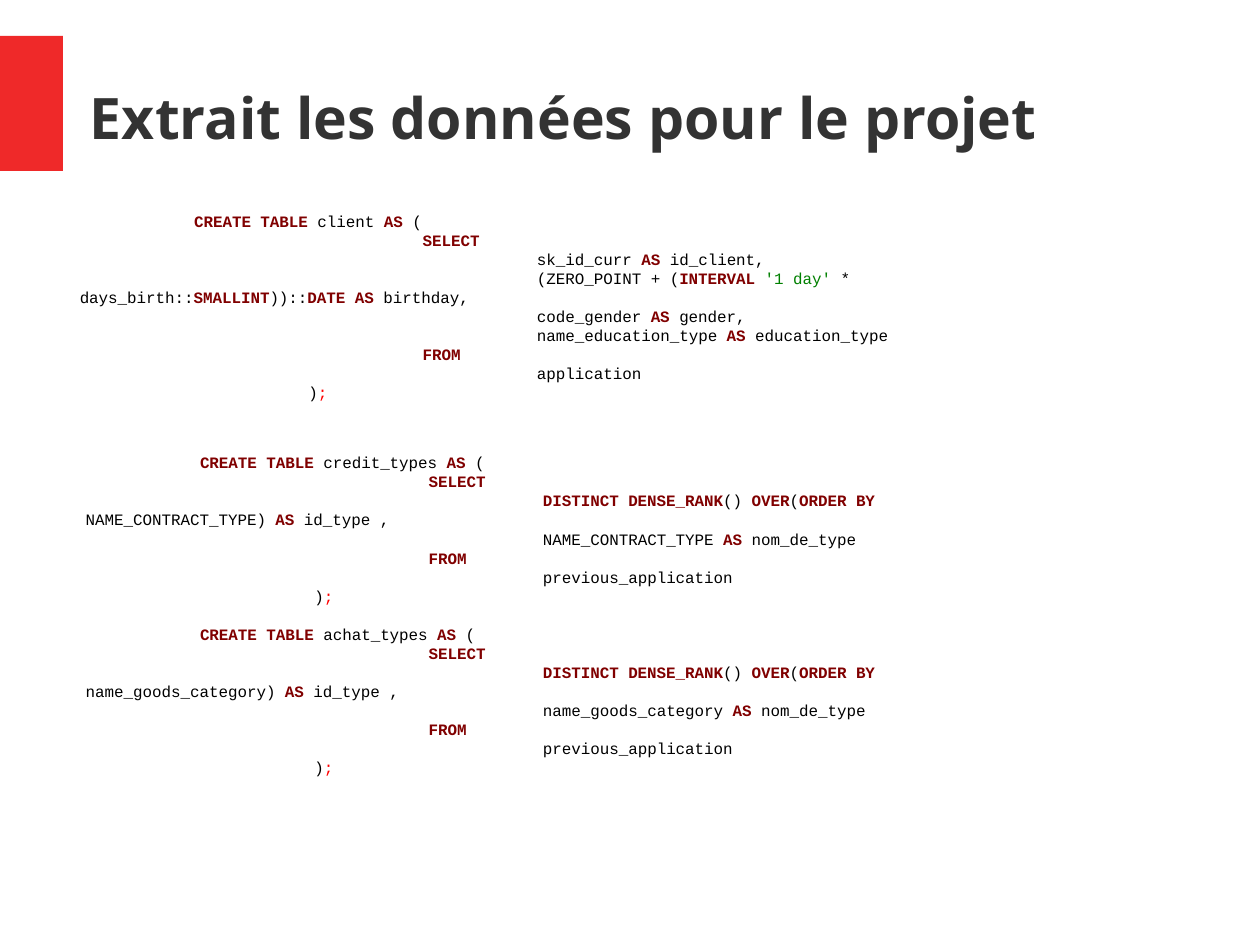
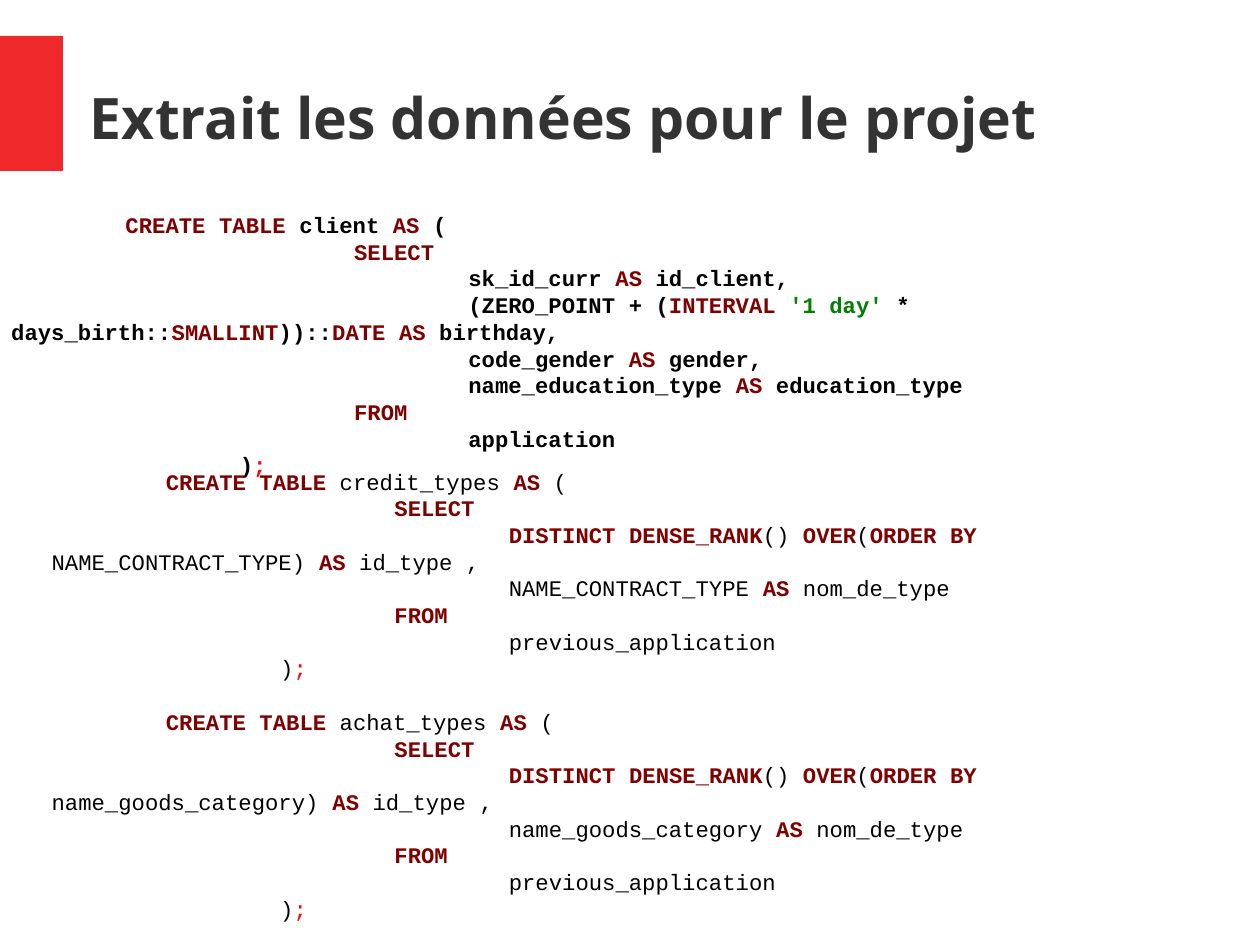
Before and after one commit to konyshev/ecam_ds, a slide deck: slide 14 of IntProj/Slides.odp. Drawn at 1260x945 pixels with LibreOffice and Linux fonts; fonts in the diff are those of the drawing. Boxes give left, top, right and bottom in pixels: in the first picture for what was removed or moved away, otherwise in the second. Text is boxed around its words. In the diff, an @@ line names an element or a change of style, - is before the commit and + after.

```diff
--- a/IntProj/Slides.odp
+++ b/IntProj/Slides.odp
@@ text "CREATE TABLE client AS (": place and size @@
-text "CREATE TABLE client AS (" at [80, 215, 888, 383]
+text "CREATE TABLE client AS (" at [11, 217, 963, 452]
@@ text "CREATE TABLE client AS (" at [11, 217, 963, 452]: size 10 to 14 pt; bold on in "client (", "sk_id_curr id_client,", "(ZERO_POINT + (INTERVAL '1 day' * days_birth::SMALLINT))::DA ...", "code_gender gender," and 3 more places @@
@@ text "CREATE TABLE credit_types AS (": place and size @@
-text "CREATE TABLE credit_types AS (" at [86, 456, 875, 758]
+text "CREATE TABLE credit_types AS (" at [52, 474, 977, 895]
@@ text "CREATE TABLE credit_types AS (" at [52, 474, 977, 895]: size 10 to 14 pt @@
```
Also in this commit, not shown: 18 other slides changed, 2 other files.
